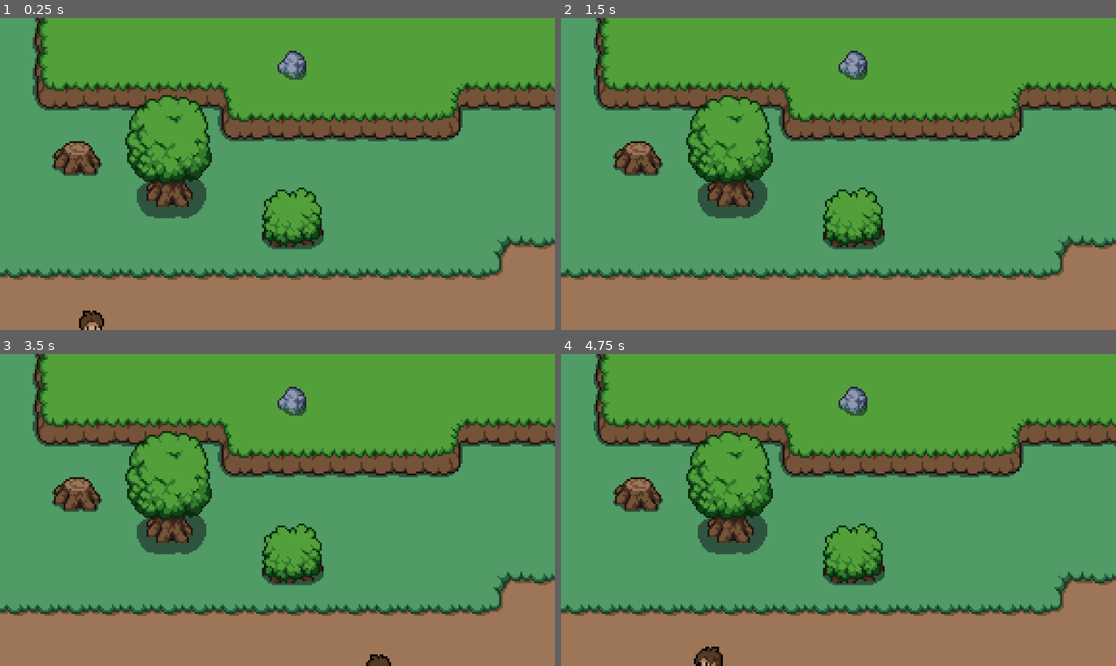
Above: before the commit, frames 1-4 (two rows, left to right).
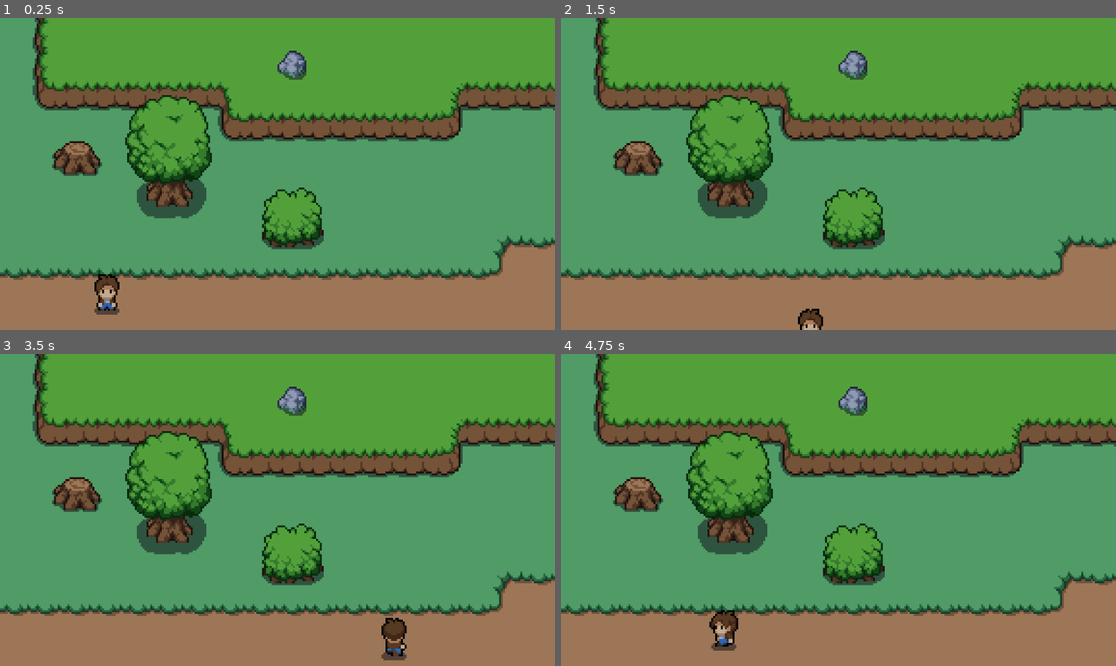
Above: after the commit, the same moments.

Repository: DVHenao/GAME-PROD-5-GODOT
Game: Godot game, scene res://Levels/world.tscn
Two runs of this game, one before a commit and one after it. Both use one fixed random seed, a clock stepped at 60 frames per second and the inputs below.
Inputs:
- Up to frame 1 (0.25 s): no input
- Up to frame 2 (1.5 s): tap Enter at 0.5 s; hold Right (ui_right) 0.53-1.28 s; hold Down (ui_down) from 1.28 s (still down)
- Up to frame 3 (3.5 s): tap Space at 2 s; release Down (ui_down) at 2.03 s; hold Right (ui_right) 2.03-2.78 s; tap Enter at 2.75 s; hold Up (ui_up) from 2.78 s (still down)
- Up to frame 4 (4.75 s): release Up (ui_up) at 3.53 s; hold Left (ui_left) from 3.53 s (still down)

The runs differ from the first frame. In frame 1, 0.7% of the frame differs, in the area x 14-22%, y 81-100%; in frame 2, 0.2%; in frame 3, 0.6%; in frame 4, 0.7%, in the area x 23-32%, y 81-100%.

Commit message:
y sorting

Diff:
--- a/Levels/player.tscn
+++ b/Levels/player.tscn
@@ -413,13 +413,20 @@
 "speed": 5.0
 }]
 
+[sub_resource type="CircleShape2D" id="CircleShape2D_wi8rp"]
+radius = 5.09902
+
 [node name="Player" type="CharacterBody2D"]
+y_sort_enabled = true
 script = ExtResource("1_fgc3d")
 
-[node name="CollisionShape2D" type="CollisionShape2D" parent="."]
-
 [node name="AnimatedSprite2D" type="AnimatedSprite2D" parent="."]
-position = Vector2(101, 91)
+position = Vector2(-1, -15)
 sprite_frames = SubResource("SpriteFrames_7f1vu")
 animation = &"Front Idle"
-frame_progress = 0.215207
+frame_progress = 0.258836
+offset = Vector2(0, -10)
+
+[node name="CollisionShape2D" type="CollisionShape2D" parent="."]
+position = Vector2(-1, -10)
+shape = SubResource("CircleShape2D_wi8rp")
--- a/Levels/world.tscn
+++ b/Levels/world.tscn
@@ -10,100 +10,267 @@
 [sub_resource type="TileSetAtlasSource" id="TileSetAtlasSource_yopod"]
 texture = ExtResource("1_nkmmq")
 2:1/0 = 0
+2:1/0/physics_layer_0/linear_velocity = Vector2(0, 0)
+2:1/0/physics_layer_0/angular_velocity = 0.0
 1:0/0 = 0
+1:0/0/physics_layer_0/linear_velocity = Vector2(0, 0)
+1:0/0/physics_layer_0/angular_velocity = 0.0
 1:1/0 = 0
+1:1/0/physics_layer_0/linear_velocity = Vector2(0, 0)
+1:1/0/physics_layer_0/angular_velocity = 0.0
 1:2/0 = 0
+1:2/0/physics_layer_0/linear_velocity = Vector2(0, 0)
+1:2/0/physics_layer_0/angular_velocity = 0.0
 2:2/0 = 0
+2:2/0/physics_layer_0/linear_velocity = Vector2(0, 0)
+2:2/0/physics_layer_0/angular_velocity = 0.0
 3:2/0 = 0
+3:2/0/physics_layer_0/linear_velocity = Vector2(0, 0)
+3:2/0/physics_layer_0/angular_velocity = 0.0
 3:1/0 = 0
+3:1/0/physics_layer_0/linear_velocity = Vector2(0, 0)
+3:1/0/physics_layer_0/angular_velocity = 0.0
 3:0/0 = 0
+3:0/0/physics_layer_0/linear_velocity = Vector2(0, 0)
+3:0/0/physics_layer_0/angular_velocity = 0.0
 2:0/0 = 0
+2:0/0/physics_layer_0/linear_velocity = Vector2(0, 0)
+2:0/0/physics_layer_0/angular_velocity = 0.0
 4:1/0 = 0
+4:1/0/physics_layer_0/linear_velocity = Vector2(0, 0)
+4:1/0/physics_layer_0/angular_velocity = 0.0
 5:1/0 = 0
+5:1/0/physics_layer_0/linear_velocity = Vector2(0, 0)
+5:1/0/physics_layer_0/angular_velocity = 0.0
 5:0/0 = 0
+5:0/0/physics_layer_0/linear_velocity = Vector2(0, 0)
+5:0/0/physics_layer_0/angular_velocity = 0.0
 4:0/0 = 0
+4:0/0/physics_layer_0/linear_velocity = Vector2(0, 0)
+4:0/0/physics_layer_0/angular_velocity = 0.0
 1:4/0 = 0
+1:4/0/physics_layer_0/linear_velocity = Vector2(0, 0)
+1:4/0/physics_layer_0/angular_velocity = 0.0
 2:4/0 = 0
+2:4/0/physics_layer_0/linear_velocity = Vector2(0, 0)
+2:4/0/physics_layer_0/angular_velocity = 0.0
 3:4/0 = 0
+3:4/0/physics_layer_0/linear_velocity = Vector2(0, 0)
+3:4/0/physics_layer_0/angular_velocity = 0.0
 3:5/0 = 0
+3:5/0/physics_layer_0/linear_velocity = Vector2(0, 0)
+3:5/0/physics_layer_0/angular_velocity = 0.0
 3:6/0 = 0
+3:6/0/physics_layer_0/linear_velocity = Vector2(0, 0)
+3:6/0/physics_layer_0/angular_velocity = 0.0
 2:6/0 = 0
+2:6/0/physics_layer_0/linear_velocity = Vector2(0, 0)
+2:6/0/physics_layer_0/angular_velocity = 0.0
 1:6/0 = 0
+1:6/0/physics_layer_0/linear_velocity = Vector2(0, 0)
+1:6/0/physics_layer_0/angular_velocity = 0.0
 1:5/0 = 0
+1:5/0/physics_layer_0/linear_velocity = Vector2(0, 0)
+1:5/0/physics_layer_0/angular_velocity = 0.0
 2:5/0 = 0
+2:5/0/physics_layer_0/linear_velocity = Vector2(0, 0)
+2:5/0/physics_layer_0/angular_velocity = 0.0
 4:5/0 = 0
+4:5/0/physics_layer_0/linear_velocity = Vector2(0, 0)
+4:5/0/physics_layer_0/angular_velocity = 0.0
 5:5/0 = 0
+5:5/0/physics_layer_0/linear_velocity = Vector2(0, 0)
+5:5/0/physics_layer_0/angular_velocity = 0.0
 5:4/0 = 0
+5:4/0/physics_layer_0/linear_velocity = Vector2(0, 0)
+5:4/0/physics_layer_0/angular_velocity = 0.0
 4:4/0 = 0
+4:4/0/physics_layer_0/linear_velocity = Vector2(0, 0)
+4:4/0/physics_layer_0/angular_velocity = 0.0
 4:6/0 = 0
+4:6/0/physics_layer_0/linear_velocity = Vector2(0, 0)
+4:6/0/physics_layer_0/angular_velocity = 0.0
 5:6/0 = 0
+5:6/0/physics_layer_0/linear_velocity = Vector2(0, 0)
+5:6/0/physics_layer_0/angular_velocity = 0.0
 4:2/0 = 0
+4:2/0/physics_layer_0/linear_velocity = Vector2(0, 0)
+4:2/0/physics_layer_0/angular_velocity = 0.0
 5:2/0 = 0
+5:2/0/physics_layer_0/linear_velocity = Vector2(0, 0)
+5:2/0/physics_layer_0/angular_velocity = 0.0
 
 [sub_resource type="TileSetAtlasSource" id="TileSetAtlasSource_yy65y"]
 texture = ExtResource("2_3v1rp")
 0:0/0 = 0
+0:0/0/physics_layer_0/linear_velocity = Vector2(0, 0)
+0:0/0/physics_layer_0/angular_velocity = 0.0
 
 [sub_resource type="TileSetAtlasSource" id="TileSetAtlasSource_v405j"]
 texture = ExtResource("3_cxve2")
 0:0/0 = 0
+0:0/0/physics_layer_0/linear_velocity = Vector2(0, 0)
+0:0/0/physics_layer_0/angular_velocity = 0.0
 1:0/0 = 0
+1:0/0/physics_layer_0/linear_velocity = Vector2(0, 0)
+1:0/0/physics_layer_0/angular_velocity = 0.0
 2:0/0 = 0
+2:0/0/physics_layer_0/linear_velocity = Vector2(0, 0)
+2:0/0/physics_layer_0/angular_velocity = 0.0
 3:0/0 = 0
+3:0/0/physics_layer_0/linear_velocity = Vector2(0, 0)
+3:0/0/physics_layer_0/angular_velocity = 0.0
 4:0/0 = 0
+4:0/0/physics_layer_0/linear_velocity = Vector2(0, 0)
+4:0/0/physics_layer_0/angular_velocity = 0.0
 5:0/0 = 0
+5:0/0/physics_layer_0/linear_velocity = Vector2(0, 0)
+5:0/0/physics_layer_0/angular_velocity = 0.0
 0:1/0 = 0
+0:1/0/physics_layer_0/linear_velocity = Vector2(0, 0)
+0:1/0/physics_layer_0/angular_velocity = 0.0
 1:1/0 = 0
+1:1/0/physics_layer_0/linear_velocity = Vector2(0, 0)
+1:1/0/physics_layer_0/angular_velocity = 0.0
 3:1/0 = 0
+3:1/0/physics_layer_0/linear_velocity = Vector2(0, 0)
+3:1/0/physics_layer_0/angular_velocity = 0.0
 4:1/0 = 0
+4:1/0/physics_layer_0/linear_velocity = Vector2(0, 0)
+4:1/0/physics_layer_0/angular_velocity = 0.0
 5:1/0 = 0
+5:1/0/physics_layer_0/linear_velocity = Vector2(0, 0)
+5:1/0/physics_layer_0/angular_velocity = 0.0
 0:2/0 = 0
+0:2/0/physics_layer_0/linear_velocity = Vector2(0, 0)
+0:2/0/physics_layer_0/angular_velocity = 0.0
 1:2/0 = 0
+1:2/0/physics_layer_0/linear_velocity = Vector2(0, 0)
+1:2/0/physics_layer_0/angular_velocity = 0.0
 2:2/0 = 0
+2:2/0/physics_layer_0/linear_velocity = Vector2(0, 0)
+2:2/0/physics_layer_0/angular_velocity = 0.0
 3:2/0 = 0
+3:2/0/physics_layer_0/linear_velocity = Vector2(0, 0)
+3:2/0/physics_layer_0/angular_velocity = 0.0
 0:3/0 = 0
+0:3/0/physics_layer_0/linear_velocity = Vector2(0, 0)
+0:3/0/physics_layer_0/angular_velocity = 0.0
 1:3/0 = 0
+1:3/0/physics_layer_0/linear_velocity = Vector2(0, 0)
+1:3/0/physics_layer_0/angular_velocity = 0.0
 2:3/0 = 0
+2:3/0/physics_layer_0/linear_velocity = Vector2(0, 0)
+2:3/0/physics_layer_0/angular_velocity = 0.0
 3:3/0 = 0
+3:3/0/physics_layer_0/linear_velocity = Vector2(0, 0)
+3:3/0/physics_layer_0/angular_velocity = 0.0
 0:4/0 = 0
+0:4/0/physics_layer_0/linear_velocity = Vector2(0, 0)
+0:4/0/physics_layer_0/angular_velocity = 0.0
 1:4/0 = 0
+1:4/0/physics_layer_0/linear_velocity = Vector2(0, 0)
+1:4/0/physics_layer_0/angular_velocity = 0.0
 2:4/0 = 0
+2:4/0/physics_layer_0/linear_velocity = Vector2(0, 0)
+2:4/0/physics_layer_0/angular_velocity = 0.0
 3:4/0 = 0
+3:4/0/physics_layer_0/linear_velocity = Vector2(0, 0)
+3:4/0/physics_layer_0/angular_velocity = 0.0
 4:4/0 = 0
+4:4/0/physics_layer_0/linear_velocity = Vector2(0, 0)
+4:4/0/physics_layer_0/angular_velocity = 0.0
 5:4/0 = 0
+5:4/0/physics_layer_0/linear_velocity = Vector2(0, 0)
+5:4/0/physics_layer_0/angular_velocity = 0.0
 0:5/0 = 0
+0:5/0/physics_layer_0/linear_velocity = Vector2(0, 0)
+0:5/0/physics_layer_0/angular_velocity = 0.0
 1:5/0 = 0
+1:5/0/physics_layer_0/linear_velocity = Vector2(0, 0)
+1:5/0/physics_layer_0/angular_velocity = 0.0
 2:5/0 = 0
+2:5/0/physics_layer_0/linear_velocity = Vector2(0, 0)
+2:5/0/physics_layer_0/angular_velocity = 0.0
 3:5/0 = 0
+3:5/0/physics_layer_0/linear_velocity = Vector2(0, 0)
+3:5/0/physics_layer_0/angular_velocity = 0.0
 4:5/0 = 0
+4:5/0/physics_layer_0/linear_velocity = Vector2(0, 0)
+4:5/0/physics_layer_0/angular_velocity = 0.0
 5:5/0 = 0
+5:5/0/physics_layer_0/linear_velocity = Vector2(0, 0)
+5:5/0/physics_layer_0/angular_velocity = 0.0
 
 [sub_resource type="TileSetAtlasSource" id="TileSetAtlasSource_8hmww"]
 texture = ExtResource("1_kg80o")
 0:0/0 = 0
+0:0/0/physics_layer_0/linear_velocity = Vector2(0, 0)
+0:0/0/physics_layer_0/angular_velocity = 0.0
 1:0/0 = 0
+1:0/0/physics_layer_0/linear_velocity = Vector2(0, 0)
+1:0/0/physics_layer_0/angular_velocity = 0.0
 0:1/0 = 0
+0:1/0/physics_layer_0/linear_velocity = Vector2(0, 0)
+0:1/0/physics_layer_0/angular_velocity = 0.0
 1:1/0 = 0
+1:1/0/physics_layer_0/linear_velocity = Vector2(0, 0)
+1:1/0/physics_layer_0/angular_velocity = 0.0
 
 [sub_resource type="TileSetAtlasSource" id="TileSetAtlasSource_ydt6r"]
 texture = ExtResource("5_3s8bj")
 6:7/size_in_atlas = Vector2i(2, 2)
 6:7/0 = 0
+6:7/0/y_sort_origin = 9
+6:7/0/physics_layer_0/linear_velocity = Vector2(0.505, 0)
+6:7/0/physics_layer_0/angular_velocity = 0.0
+6:7/0/physics_layer_0/polygon_0/points = PackedVector2Array(-14.625, 7.75, -10.625, 0.75, 8, 0.5, 14.375, 6.25, 11.875, 13.5, -0.625, 16, -10.125, 14)
 8:6/size_in_atlas = Vector2i(2, 3)
 8:6/0 = 0
+8:6/0/y_sort_origin = 14
+8:6/0/physics_layer_0/linear_velocity = Vector2(0.505, 0)
+8:6/0/physics_layer_0/angular_velocity = 0.0
+8:6/0/physics_layer_0/polygon_0/points = PackedVector2Array(-7.125, 13.75, -0.125, 11.25, 6.875, 13.5, 6.375, 19.5, -1.125, 21.25, -6.875, 18.75)
 10:7/size_in_atlas = Vector2i(2, 2)
 10:7/0 = 0
+10:7/0/y_sort_origin = 4
+10:7/0/physics_layer_0/linear_velocity = Vector2(0.505, 0)
+10:7/0/physics_layer_0/angular_velocity = 0.0
+10:7/0/physics_layer_0/polygon_0/points = PackedVector2Array(-10.875, 0.75, 0.125, 0.75, 11.375, 0.25, 10.375, 7.5, -0.125, 8, -10.875, 7.75)
 11:2/size_in_atlas = Vector2i(1, 2)
 11:2/0 = 0
+11:2/0/y_sort_origin = 4
+11:2/0/physics_layer_0/linear_velocity = Vector2(0, 0)
+11:2/0/physics_layer_0/angular_velocity = 0.0
 10:0/size_in_atlas = Vector2i(2, 1)
 10:0/0 = 0
+10:0/0/y_sort_origin = 4
+10:0/0/physics_layer_0/linear_velocity = Vector2(0, 0)
+10:0/0/physics_layer_0/angular_velocity = 0.0
 5:0/0 = 0
+5:0/0/y_sort_origin = 4
+5:0/0/physics_layer_0/linear_velocity = Vector2(0.505, 0)
+5:0/0/physics_layer_0/angular_velocity = 0.0
+5:0/0/physics_layer_0/polygon_0/points = PackedVector2Array(-5.375, 3, 1.91757, 2.83041, 5.375, 2.75, 5.625, 8, -5.875, 8)
 0:0/0 = 0
+0:0/0/y_sort_origin = 5
+0:0/0/physics_layer_0/linear_velocity = Vector2(0.505, 0)
+0:0/0/physics_layer_0/angular_velocity = 0.0
+0:0/0/physics_layer_0/polygon_0/points = PackedVector2Array(-5.875, -0.75, 0.625, -1.25, 4.875, -0.75, 5.125, 4.25, -0.125, 5.25, -5.625, 3.5)
 0:1/0 = 0
+0:1/0/y_sort_origin = 5
+0:1/0/physics_layer_0/linear_velocity = Vector2(0.505, 0)
+0:1/0/physics_layer_0/angular_velocity = 0.0
+0:1/0/physics_layer_0/polygon_0/points = PackedVector2Array(-5.875, -0.75, 0.625, -1.25, 4.875, -0.75, 5.125, 4.25, -0.125, 5.25, -5.625, 3.5)
 0:5/size_in_atlas = Vector2i(3, 4)
 0:5/0 = 0
+0:5/0/y_sort_origin = 18
+0:5/0/physics_layer_0/linear_velocity = Vector2(0, 0)
+0:5/0/physics_layer_0/angular_velocity = 0.0
+0:5/0/physics_layer_0/polygon_0/points = PackedVector2Array(-13.6118, 17.6777, -8.66206, 12.7279, 6.54074, 12.3744, 11.4905, 17.3241, 10.4298, 25.4558, -11.1369, 25.4558)
 
 [sub_resource type="TileSet" id="TileSet_pb673"]
+physics_layer_0/collision_layer = 1
 sources/0 = SubResource("TileSetAtlasSource_yopod")
 sources/1 = SubResource("TileSetAtlasSource_yy65y")
 sources/2 = SubResource("TileSetAtlasSource_v405j")
@@ -111,8 +278,10 @@
 sources/5 = SubResource("TileSetAtlasSource_ydt6r")
 
 [node name="World" type="Node2D"]
+y_sort_enabled = true
 
 [node name="TileMap" type="TileMap" parent="."]
+y_sort_enabled = true
 tile_set = SubResource("TileSet_pb673")
 format = 2
 layer_0/name = "Ground"
@@ -120,17 +289,17 @@
 layer_1/name = "Mountain"
 layer_1/enabled = true
 layer_1/modulate = Color(1, 1, 1, 1)
-layer_1/y_sort_enabled = false
+layer_1/y_sort_enabled = true
 layer_1/y_sort_origin = 0
 layer_1/z_index = 0
 layer_1/tile_data = PackedInt32Array(196616, 131072, 6, 196617, 131072, 6, 196618, 131072, 6, 196619, 131072, 6, 196620 …(2403 unchanged characters)…
 layer_2/name = "interactables/collision"
 layer_2/enabled = true
 layer_2/modulate = Color(1, 1, 1, 1)
-layer_2/y_sort_enabled = false
+layer_2/y_sort_enabled = true
 layer_2/y_sort_origin = 0
 layer_2/z_index = 0
 layer_2/tile_data = PackedInt32Array(262146, 655365, 7, 983043, 655365, 7, 1048594, 655365, 7, 851998, 655365, 7, 32771 …(483 unchanged characters)…
 
 [node name="Player" parent="." instance=ExtResource("6_qpqnm")]
-position = Vector2(-54, 63)
+position = Vector2(56, 160)
Not shown: 1 places in Levels/player.tscn that only renumber resources
